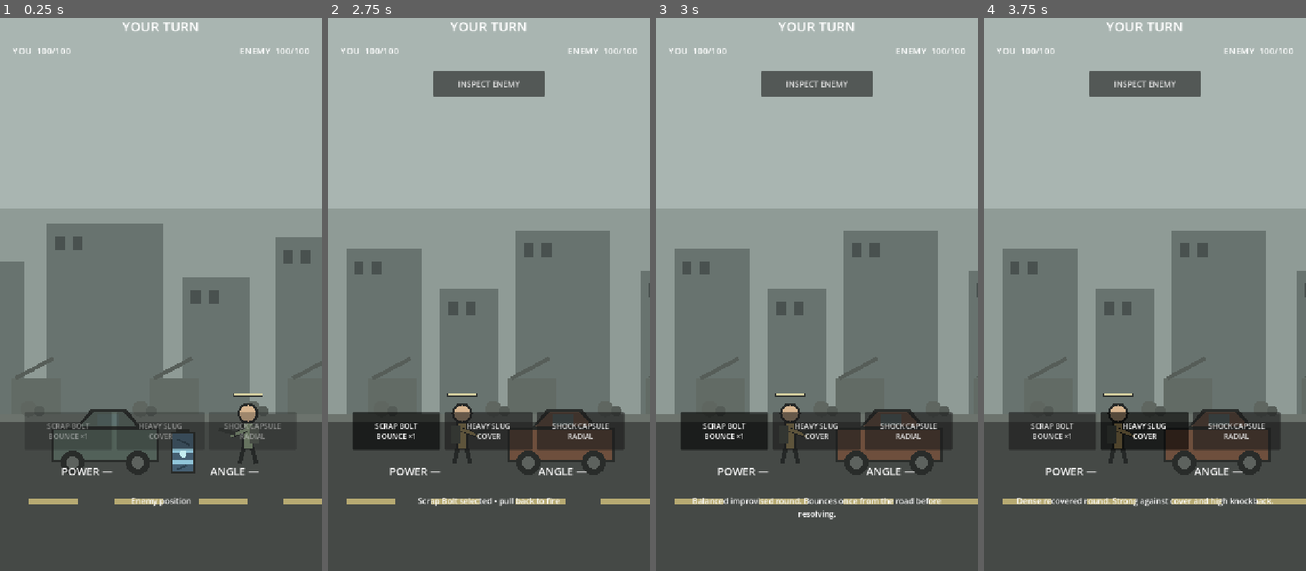
Above: before the commit, frames 1-4 (left to right).
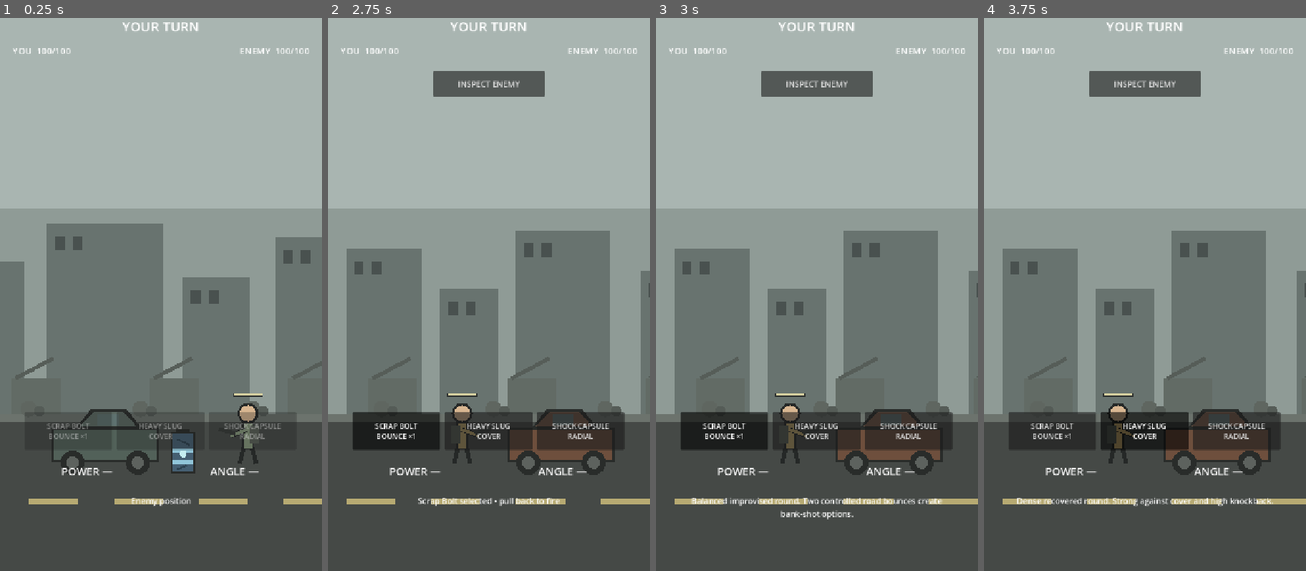
Above: after the commit, the same moments.

Repository: phantompixel-developer/FortKnocks
Game: Godot game, scene res://game/battle/battle.tscn
The game is run twice, just before and just after one commit, with the same random seed, the same clock (stepped at 60 frames per second) and the same inputs.
Inputs (mouse positions are in pixels of both pictures, inside the frame that each line leads up to):
- Up to frame 1 (0.25 s): no input
- Up to frame 2 (2.75 s): move the mouse to (559, 255) at 0.52 s; click (559, 255) at 0.67 s; click "INSPECT ENEMY" at 1.25 s; tap Enter at 2 s; drag from (424, 311) to (472, 399) at 2.02 s
- Up to frame 3 (3 s): click "SCRAP BOLT BOUNCE ×1" at 2.75 s
- Up to frame 4 (3.75 s): click "HEAVY SLUG COVER" at 3.5 s

Frames 1-2 are identical in both runs. In frame 3, 0.7% of the frame differs, in the area x 10-90%, y 86-91%; in frame 4, nothing differs.

Commit message:
feat: give scrap bolt two meaningful road bounces

Diff:
--- a/game/weapons/scrap_bolt.tres
+++ b/game/weapons/scrap_bolt.tres
@@ -6,12 +6,13 @@
 script = ExtResource("1_weapon")
 id = "scrap_bolt"
 display_name = "Scrap Bolt"
-description = "Balanced improvised round. Bounces once from the road before resolving."
+description = "Balanced improvised round. Two controlled road bounces create bank-shot options."
 direct_damage = 50
 cover_damage = 50
 knockback_force = 520.0
 speed_multiplier = 1.0
-max_ground_bounces = 1
-bounce_factor = 0.58
+max_ground_bounces = 2
+bounce_factor = 0.66
+secondary_bounce_factor = 0.48
 projectile_color = Color(0.949, 0.875, 0.522, 1)
 trail_color = Color(0.91, 0.82, 0.53, 0.58)
